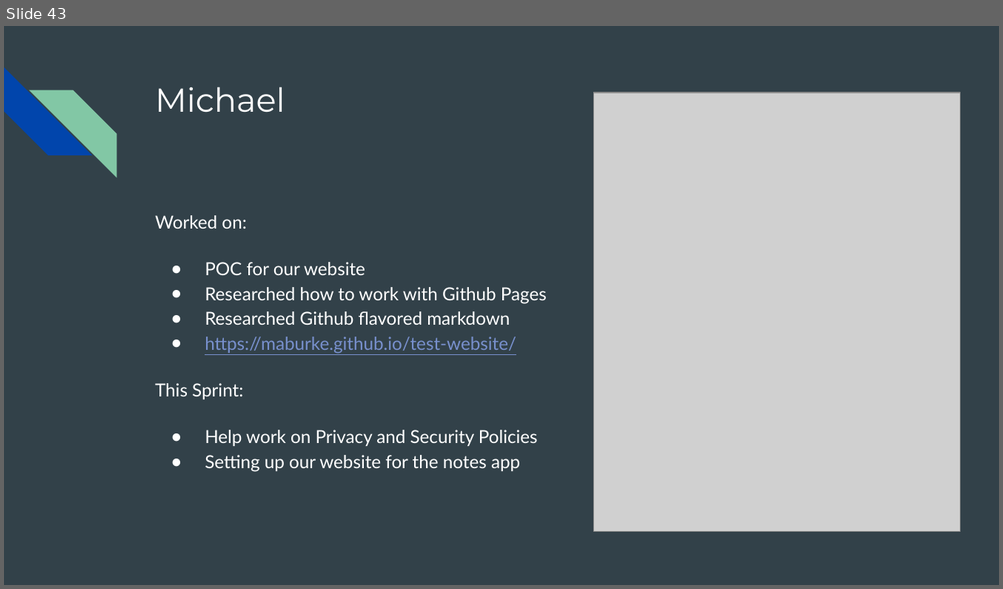
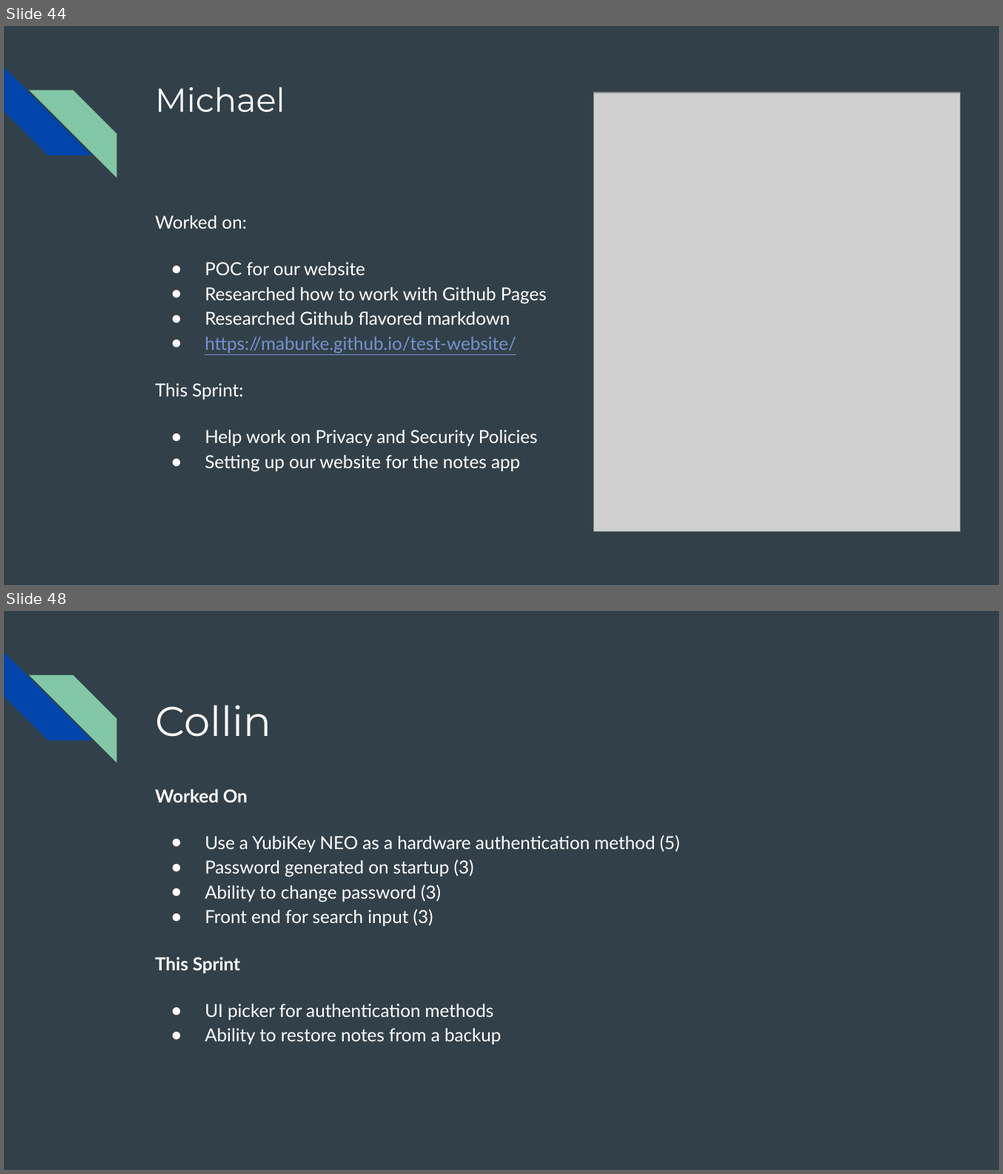
Before and after one commit to Incognoto/incognoto, a slide deck: SUM Presentations.pptx. Shown one above the other, each under a label of ours: slide 43 before the commit, slides 44 and 48 after it; the slides between them are not shown. The pictures are 1003x589 and 1003x1174 pixels, drawn with LibreOffice and Linux fonts; fonts in the diff are those of the drawing; grey boxes stand for pictures. Boxes give left, top, right and bottom in pixels: in the first picture for what was removed or moved away, otherwise in the second. Text is boxed around its words. In the diff, an @@ line names an element or a change of style, - is before the commit and + after.

```diff
--- a/SUM Presentations.pptx
+++ b/SUM Presentations.pptx
@@ slide 48 added at <box>4,611,999,1170</box>, background #324149; not listed: 2 template elements that a slide beside it also shows @@
@@ title added at <box>155,705,271,737</box>, 30 pt, text #FFFFFF @@
+Collin
@@ text added at <box>155,789,680,1045</box>, 13 pt, text #FFFFFF @@
+Worked On
+● Use a YubiKey NEO as a hardware authentication method (5)
+● Password generated on startup (3)
+● Ability to change password (3)
+● Front end for search input (3)
+This Sprint
+● UI picker for authentication methods
+● Ability to restore notes from a backup
@@ what was slide 43 is now slide 44 @@
```
Also in this commit, not shown: 1 slide changed, 7 other slides added, 1 slide removed.
